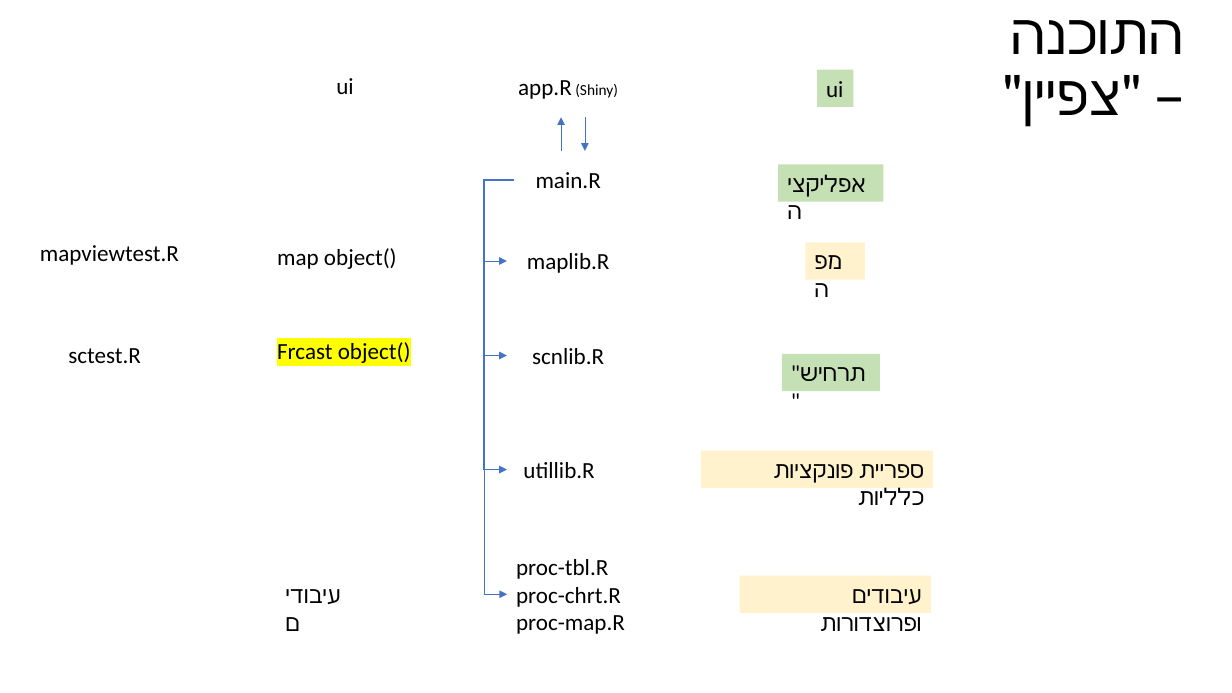
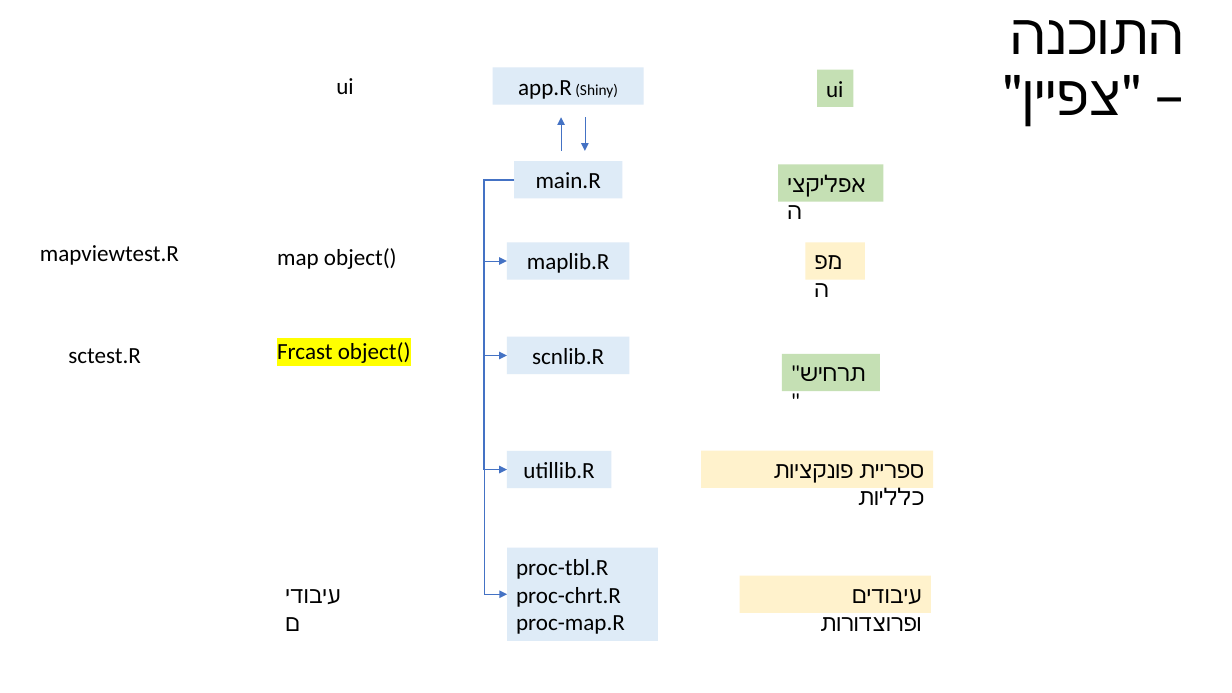
Before and after one commit to MOTRoundTables/ScenarioBank, a slide deck: slide 13 of doc/ScnLibApp.pptx (slide 10 before the commit). Drawn at 1232x693 pixels with LibreOffice and Linux fonts; fonts in the diff are those of the drawing. Boxes give left, top, right and bottom in pixels: in the first picture for what was removed or moved away, otherwise in the second. Text is boxed around its words. In the diff, an @@ line names an element or a change of style, - is before the commit and + after.

```diff
--- a/doc/ScnLibApp.pptx
+++ b/doc/ScnLibApp.pptx
@@ 6 rectangles: place and size @@
-6 rectangles at (516,80,625,634)
+6 rectangles at (493,67,658,641)
@@ fill none to #DEEBF7 in 6 elements at (493,67,643,104), (514,161,622,198), (507,242,630,279), (507,336,630,373), (507,451,612,488), (507,548,658,641) @@
```
Also in this commit, not shown: 7 other slides changed, 7 slides added, 2 slides removed, 4 other files.
